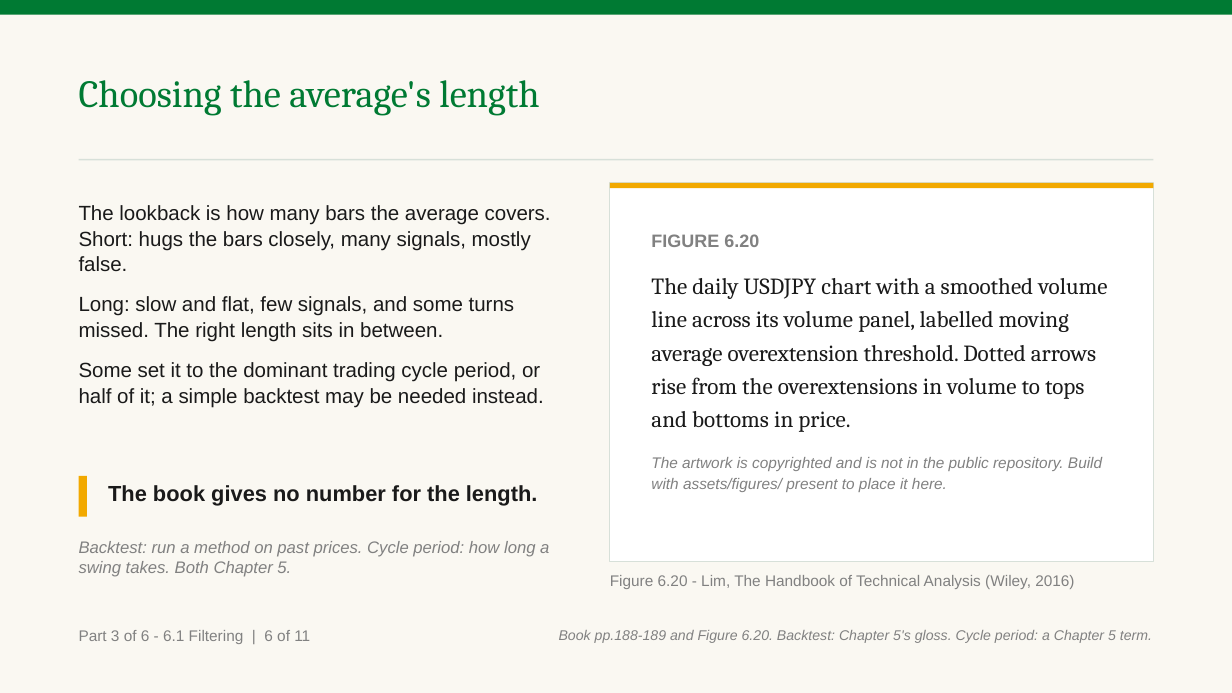
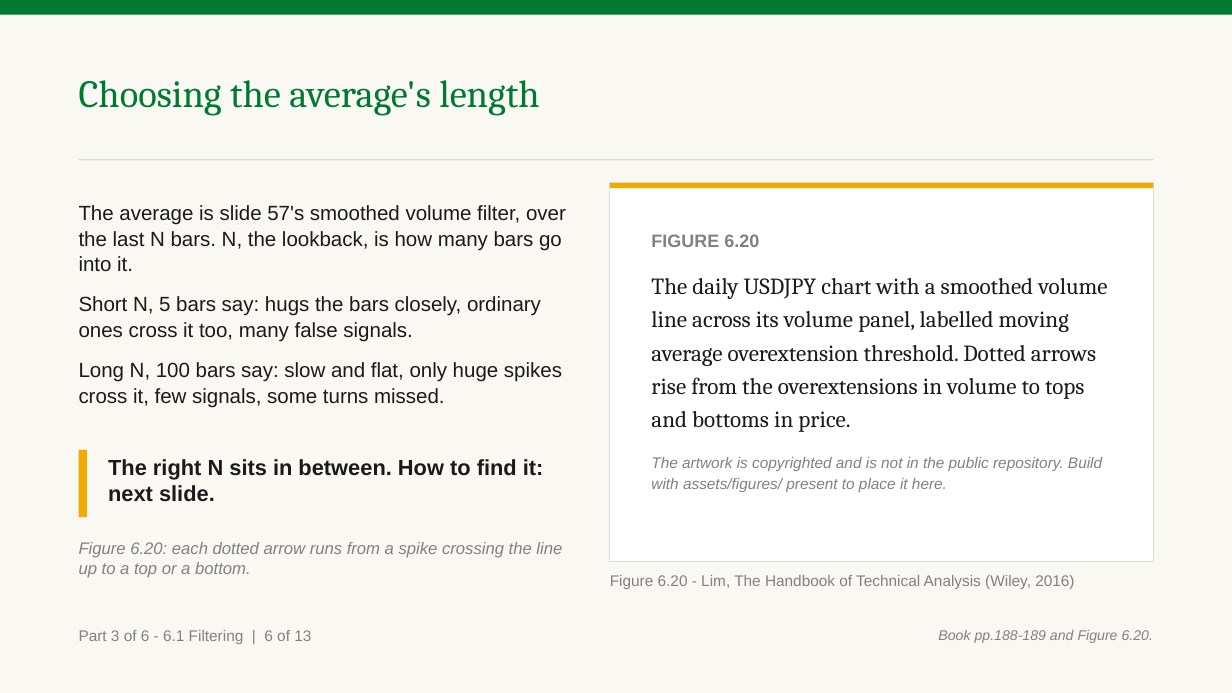
Before and after one commit to benjiesotelo-sudo/Telos_FIN1209, a slide deck: slide 58 of chapter-06/FIN1209-Chapter-06.pptx. Drawn at 1232x693 pixels with LibreOffice and Linux fonts; fonts in the diff are those of the drawing. Boxes give left, top, right and bottom in pixels: in the first picture for what was removed or moved away, otherwise in the second. Text is boxed around its words. In the diff, an @@ line names an element or a change of style, - is before the commit and + after.

```diff
--- a/chapter-06/FIN1209-Chapter-06.pptx
+++ b/chapter-06/FIN1209-Chapter-06.pptx
@@ text at [79, 205, 566, 408]: text changed @@
-The lookback is how many bars the average covers. Short: hugs the bars closely, many signals, mostly false.
-Long: slow and flat, few signals, and some turns missed. The right length sits in between.
-Some set it to the dominant trading cycle period, or half of it; a simple backtest may be needed instead.
+The average is slide 57's smoothed volume filter, over the last N bars. N, the lookback, is how many bars go into it.
+Short N, 5 bars say: hugs the bars closely, ordinary ones cross it too, many false signals.
+Long N, 100 bars say: slow and flat, only huge spikes cross it, few signals, some turns missed.
@@ rectangle: place and size @@
-rectangle at [79, 476, 87, 517]
+rectangle at [79, 450, 87, 518]
@@ text at [108, 459, 544, 502]: text changed @@
-The book gives no number for the length.
+The right N sits in between. How to find it: next slide.
@@ text at [79, 542, 562, 578]: text changed @@
-Backtest: run a method on past prices. Cycle period: how long a swing takes. Both Chapter 5.
+Figure 6.20: each dotted arrow runs from a spike crossing the line up to a top or a bottom.
@@ text at [79, 630, 311, 644]: text changed @@
-Part 3 of 6 - 6.1 Filtering | 6 of 11
+Part 3 of 6 - 6.1 Filtering | 6 of 13
@@ text at [938, 630, 1153, 643]: text changed @@
-Book pp.188-189 and Figure 6.20. Backtest: Chapter 5's gloss. Cycle period: a Chapter 5 term.
+Book pp.188-189 and Figure 6.20.
```
Also in this commit, not shown: 10 other slides changed, 2 slides added, 2 other files.
